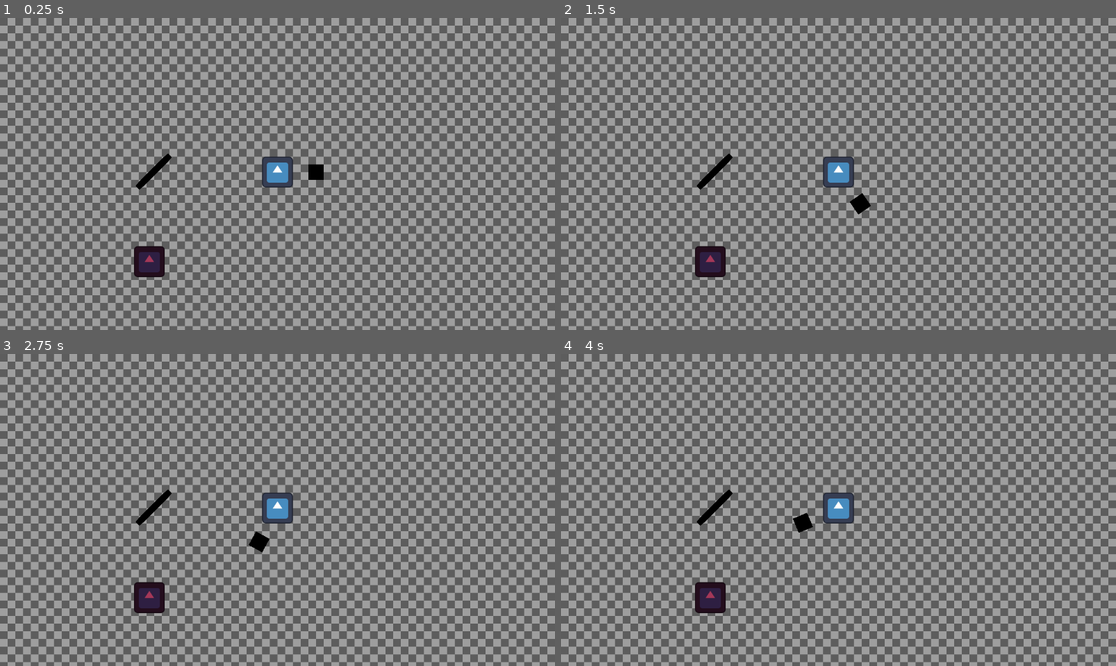
Above: before the commit, frames 1-4 (two rows, left to right).
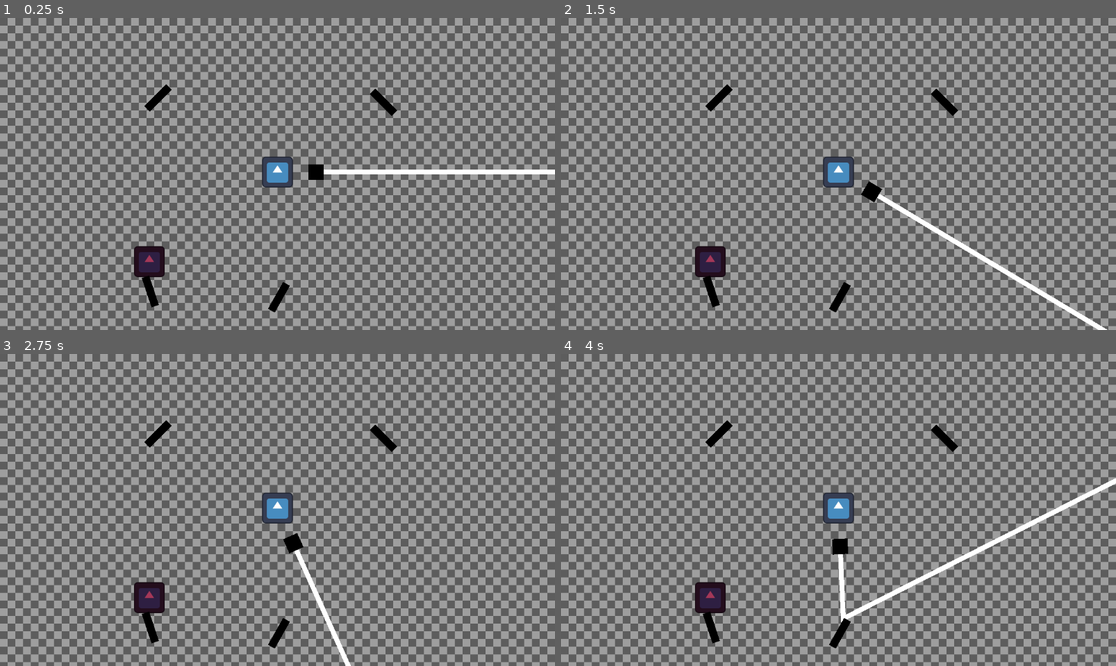
Above: after the commit, the same moments.

Repository: AntonioDell/laser_and_mirrors
Game: Godot game, scene res://level_1.tscn
The game is run twice, just before and just after one commit, with the same random seed, the same clock (stepped at 60 frames per second) and the same inputs. The engine's default icon, where the game draws it, is replaced by a stand-in: a white triangle on a blue panel in a dark square.
Inputs:
- Up to frame 1 (0.25 s): no input
- Up to frame 2 (1.5 s): tap Enter at 0.5 s; hold Right (rotate_clockwise) 0.53-1.28 s; tap Left (rotate_counter_clockwise) at 0.8, 1.35 s
- Up to frame 3 (2.75 s): tap Right (rotate_clockwise) at 1.55 s; tap Space at 2 s; hold Right (rotate_clockwise) from 2.03 s (still down); tap Left (rotate_counter_clockwise) at 2.3 s
- Up to frame 4 (4 s): release Right (rotate_clockwise) at 2.78 s; tap Left (rotate_counter_clockwise) at 2.85, 3.8 s; tap Right (rotate_clockwise) at 3.05 s; tap Enter at 3.5 s; hold Right (rotate_clockwise) from 3.53 s (still down)

The runs differ from the first frame. In frame 1, 1.4% of the frame differs, in the area x 24-100%, y 21-95%; in frame 2, 1.8%; in frame 3, 1.4%; in frame 4, 2.1%.

Commit message:
feat: Add laser and mirror base implementation

Diff:
--- a/gun.gd
+++ b/gun.gd
@@ -1,20 +1,5 @@
 extends Node2D
 
 
-@export var rotation_speed := 90.0
-
-
-func _physics_process(delta):
-	_rotate_gun(delta)
-
-
-func _rotate_gun(delta):
-	var rotate_counter_clockwise_pressed = Input.is_action_pressed("rotate_counter_clockwise")
-	var rotate_clockwise_pressed = Input.is_action_pressed("rotate_clockwise")
-	if rotate_counter_clockwise_pressed and rotate_clockwise_pressed:
-		return
-	if not rotate_counter_clockwise_pressed and not rotate_clockwise_pressed:
-		return
-
-	var direction = Vector2.LEFT if rotate_counter_clockwise_pressed else Vector2.RIGHT
-	rotation += direction.x * delta * deg_to_rad(rotation_speed)
+func _on_rotation_registered(rotate_amount):
+	rotation += rotate_amount
--- /dev/null
+++ b/hurtbox_component.gd
@@ -0,0 +1,6 @@
+class_name HurtboxComponent
+extends Node2D
+
+
+func receive_damage():
+	pass
--- /dev/null
+++ b/hurtbox_component.tscn
@@ -0,0 +1,6 @@
+[gd_scene load_steps=2 format=3 uid="uid://477q0t42yoqg"]
+
+[ext_resource type="Script" path="res://hurtbox_component.gd" id="1_88gr2"]
+
+[node name="HurtboxComponent" type="Node2D"]
+script = ExtResource("1_88gr2")
--- /dev/null
+++ b/laser.gd
@@ -0,0 +1,58 @@
+extends Node2D
+
+
+enum CollisionAction {STOP_RAY, CONTINUE_RAY, REFLECT_RAY}
+
+
+@export_flags_2d_physics var collision_mask
+@export var max_length := 1000.0
+@export var show_debug_line := false :
+	set(new_value):
+		show_debug_line = new_value
+		$DebugLine.visible = show_debug_line
+
+
+var _debug_line_points: PackedVector2Array
+
+
+func _physics_process(delta):
+	_debug_line_points = PackedVector2Array()
+	_cast_ray(global_position, Vector2.RIGHT.rotated(global_rotation))
+	if $DebugLine.points != _debug_line_points:
+		$DebugLine.points = _debug_line_points
+
+
+func _process_collision(collider: Object, normal: Vector2, source: Vector2, point: Vector2) -> Dictionary:
+	if collider is ReflectionComponent:
+		var incoming_ray: Vector2 = point - source
+		# r = d - 2(d*n)n
+		var reflection: Vector2 = incoming_ray - 2 * incoming_ray.dot(normal) * normal
+		return {"action": CollisionAction.REFLECT_RAY, "point": point, "direction": reflection.normalized()}
+	elif collider is HurtboxComponent:
+		collider.receive_damage()
+		return {"action": CollisionAction.CONTINUE_RAY}
+
+	return {"action": CollisionAction.STOP_RAY}
+
+
+func _cast_ray(source: Vector2, direction: Vector2):
+	_debug_line_points.append(to_local(source))
+	var space_state = get_world_2d().direct_space_state
+	var ray_to = source + direction.normalized() * max_length
+	var query := PhysicsRayQueryParameters2D.create(source, ray_to, collision_mask)
+	query.hit_from_inside = false
+	var result := space_state.intersect_ray(query)
+	var collision_result := {"action": CollisionAction.CONTINUE_RAY}
+	while not result.is_empty():
+		collision_result = _process_collision(result.collider, result.normal, source, result.position)
+		match(collision_result.action):
+			CollisionAction.CONTINUE_RAY:
+				query.exclude.append(result.collider_id)
+				result = space_state.intersect_ray(query)
+			CollisionAction.STOP_RAY, CollisionAction.REFLECT_RAY:
+				break
+	if collision_result.action == CollisionAction.REFLECT_RAY:
+		# ! Recursion !
+		_cast_ray(collision_result.point, collision_result.direction)
+	else:
+		_debug_line_points.append(to_local(ray_to))
--- /dev/null
+++ b/laser.tscn
@@ -0,0 +1,10 @@
+[gd_scene load_steps=2 format=3 uid="uid://dhqrq2qjsax4q"]
+
+[ext_resource type="Script" path="res://laser.gd" id="1_bki7i"]
+
+[node name="Laser" type="Node2D"]
+position = Vector2(96, 0)
+script = ExtResource("1_bki7i")
+collision_mask = 128
+
+[node name="DebugLine" type="Line2D" parent="."]
--- a/level_1.tscn
+++ b/level_1.tscn
@@ -1,8 +1,11 @@
-[gd_scene load_steps=8 format=3 uid="uid://uwltc4mviykq"]
+[gd_scene load_steps=14 format=3 uid="uid://uwltc4mviykq"]
 
 [ext_resource type="Texture2D" uid="uid://dhb3n2ieel2f5" path="res://checker_tile.png" id="1_pmxog"]
 [ext_resource type="Script" path="res://gun.gd" id="2_doarq"]
+[ext_resource type="PackedScene" uid="uid://bjnb518rci43t" path="res://rotate_component.tscn" id="2_ijcq1"]
 [ext_resource type="Texture2D" uid="uid://cttygnwjyhldn" path="res://icon.svg" id="3_p6sdv"]
+[ext_resource type="PackedScene" uid="uid://dhqrq2qjsax4q" path="res://laser.tscn" id="3_w6e6y"]
+[ext_resource type="PackedScene" uid="uid://cqd5rlokq1sqm" path="res://reflection_component.tscn" id="6_tbb2m"]
 
 [sub_resource type="TileSetAtlasSource" id="TileSetAtlasSource_hvu0n"]
 resource_name = "Checker"
@@ -23,6 +26,17 @@
 width = 32
 height = 32
 
+[sub_resource type="Gradient" id="Gradient_vkoaw"]
+offsets = PackedFloat32Array(0)
+colors = PackedColorArray(0, 0, 0, 1)
+
+[sub_resource type="GradientTexture2D" id="GradientTexture2D_kci2j"]
+gradient = SubResource("Gradient_vkoaw")
+height = 16
+
+[sub_resource type="RectangleShape2D" id="RectangleShape2D_s8qrv"]
+size = Vector2(63.6396, 7.77828)
+
 [node name="Level1" type="Node2D"]
 metadata/_edit_vertical_guides_ = [576.0]
 metadata/_edit_horizontal_guides_ = [320.0]
@@ -42,9 +56,10 @@
 position = Vector2(80, 0)
 texture = SubResource("GradientTexture2D_waosc")
 
-[node name="RayCast2D" type="RayCast2D" parent="Player/Gun"]
-position = Vector2(96, 0)
-target_position = Vector2(500, 0)
+[node name="Laser" parent="Player/Gun" instance=ExtResource("3_w6e6y")]
+show_debug_line = true
+
+[node name="RotateComponent" parent="Player/Gun" instance=ExtResource("2_ijcq1")]
 
 [node name="Icon" type="Sprite2D" parent="Player"]
 scale = Vector2(0.5, 0.5)
@@ -61,11 +76,68 @@
 metadata/_edit_lock_ = true
 
 [node name="Mirror" type="Node2D" parent="."]
-position = Vector2(319, 319)
+position = Vector2(328, 166)
 rotation = -0.785398
 
 [node name="Icon" type="Sprite2D" parent="Mirror"]
-modulate = Color(0, 0, 0, 1)
-scale = Vector2(0.75, 0.1)
-texture = ExtResource("3_p6sdv")
+texture = SubResource("GradientTexture2D_kci2j")
 metadata/_edit_lock_ = true
+
+[node name="ReflectionComponent" parent="Mirror" instance=ExtResource("6_tbb2m")]
+collision_layer = 129
+
+[node name="CollisionShape2D" parent="Mirror/ReflectionComponent" index="0"]
+position = Vector2(0, 3.88922)
+shape = SubResource("RectangleShape2D_s8qrv")
+
+[node name="Mirror2" type="Node2D" parent="."]
+position = Vector2(312, 568)
+rotation = 4.3895
+
+[node name="Icon" type="Sprite2D" parent="Mirror2"]
+texture = SubResource("GradientTexture2D_kci2j")
+metadata/_edit_lock_ = true
+
+[node name="ReflectionComponent" parent="Mirror2" instance=ExtResource("6_tbb2m")]
+collision_layer = 129
+
+[node name="CollisionShape2D" parent="Mirror2/ReflectionComponent" index="0"]
+position = Vector2(0, 3.88922)
+shape = SubResource("RectangleShape2D_s8qrv")
+
+[node name="Mirror3" type="Node2D" parent="."]
+position = Vector2(579, 580)
+rotation = 2.08567
+
+[node name="Icon" type="Sprite2D" parent="Mirror3"]
+texture = SubResource("GradientTexture2D_kci2j")
+metadata/_edit_lock_ = true
+
+[node name="ReflectionComponent" parent="Mirror3" instance=ExtResource("6_tbb2m")]
+collision_layer = 129
+
+[node name="CollisionShape2D" parent="Mirror3/ReflectionComponent" index="0"]
+position = Vector2(0, 3.88922)
+shape = SubResource("RectangleShape2D_s8qrv")
+
+[node name="Mirror4" type="Node2D" parent="."]
+position = Vector2(796, 175)
+rotation = 0.785398
+
+[node name="Icon" type="Sprite2D" parent="Mirror4"]
+texture = SubResource("GradientTexture2D_kci2j")
+metadata/_edit_lock_ = true
+
+[node name="ReflectionComponent" parent="Mirror4" instance=ExtResource("6_tbb2m")]
+collision_layer = 129
+
+[node name="CollisionShape2D" parent="Mirror4/ReflectionComponent" index="0"]
+position = Vector2(0, 3.88922)
+shape = SubResource("RectangleShape2D_s8qrv")
+
+[connection signal="rotation_registered" from="Player/Gun/RotateComponent" to="Player/Gun" method="_on_rotation_registered"]
+
+[editable path="Mirror/ReflectionComponent"]
+[editable path="Mirror2/ReflectionComponent"]
+[editable path="Mirror3/ReflectionComponent"]
+[editable path="Mirror4/ReflectionComponent"]
--- a/project.godot
+++ b/project.godot
@@ -27,3 +27,7 @@
 "events": [Object(InputEventKey,"resource_local_to_scene":false,"resource_name":"","device":-1,"window_id":0,"alt_press …(182 unchanged characters)…
 ]
 }
+
+[layer_names]
+
+2d_physics/layer_8="laser"
--- /dev/null
+++ b/reflection_component.gd
@@ -0,0 +1,6 @@
+class_name ReflectionComponent
+extends Node2D
+
+
+func reflect():
+	pass
--- /dev/null
+++ b/reflection_component.tscn
@@ -0,0 +1,8 @@
+[gd_scene load_steps=2 format=3 uid="uid://cqd5rlokq1sqm"]
+
+[ext_resource type="Script" path="res://reflection_component.gd" id="1_8mro2"]
+
+[node name="ReflectionComponent" type="StaticBody2D"]
+script = ExtResource("1_8mro2")
+
+[node name="CollisionShape2D" type="CollisionShape2D" parent="."]
--- /dev/null
+++ b/rotate_component.gd
@@ -0,0 +1,26 @@
+extends Node2D
+
+## [rotate_amount] in radians
+signal rotation_registered(rotate_amount: float)
+
+
+@export var is_rotation_enabled := true
+@export var rotation_speed := 50.0
+
+
+func _physics_process(delta):
+	if not is_rotation_enabled: return
+	_process_rotation(delta)
+
+
+func _process_rotation(delta):
+	var rotate_counter_clockwise_pressed = Input.is_action_pressed("rotate_counter_clockwise")
+	var rotate_clockwise_pressed = Input.is_action_pressed("rotate_clockwise")
+	if rotate_counter_clockwise_pressed and rotate_clockwise_pressed:
+		return
+	if not rotate_counter_clockwise_pressed and not rotate_clockwise_pressed:
+		return
+
+	var direction = Vector2.LEFT if rotate_counter_clockwise_pressed else Vector2.RIGHT
+	var rotation_amount = direction.x * delta * deg_to_rad(1.0) * rotation_speed
+	emit_signal("rotation_registered", rotation_amount)
--- /dev/null
+++ b/rotate_component.tscn
@@ -0,0 +1,6 @@
+[gd_scene load_steps=2 format=3 uid="uid://bjnb518rci43t"]
+
+[ext_resource type="Script" path="res://rotate_component.gd" id="1_nh5e8"]
+
+[node name="RotateComponent" type="Node2D"]
+script = ExtResource("1_nh5e8")
